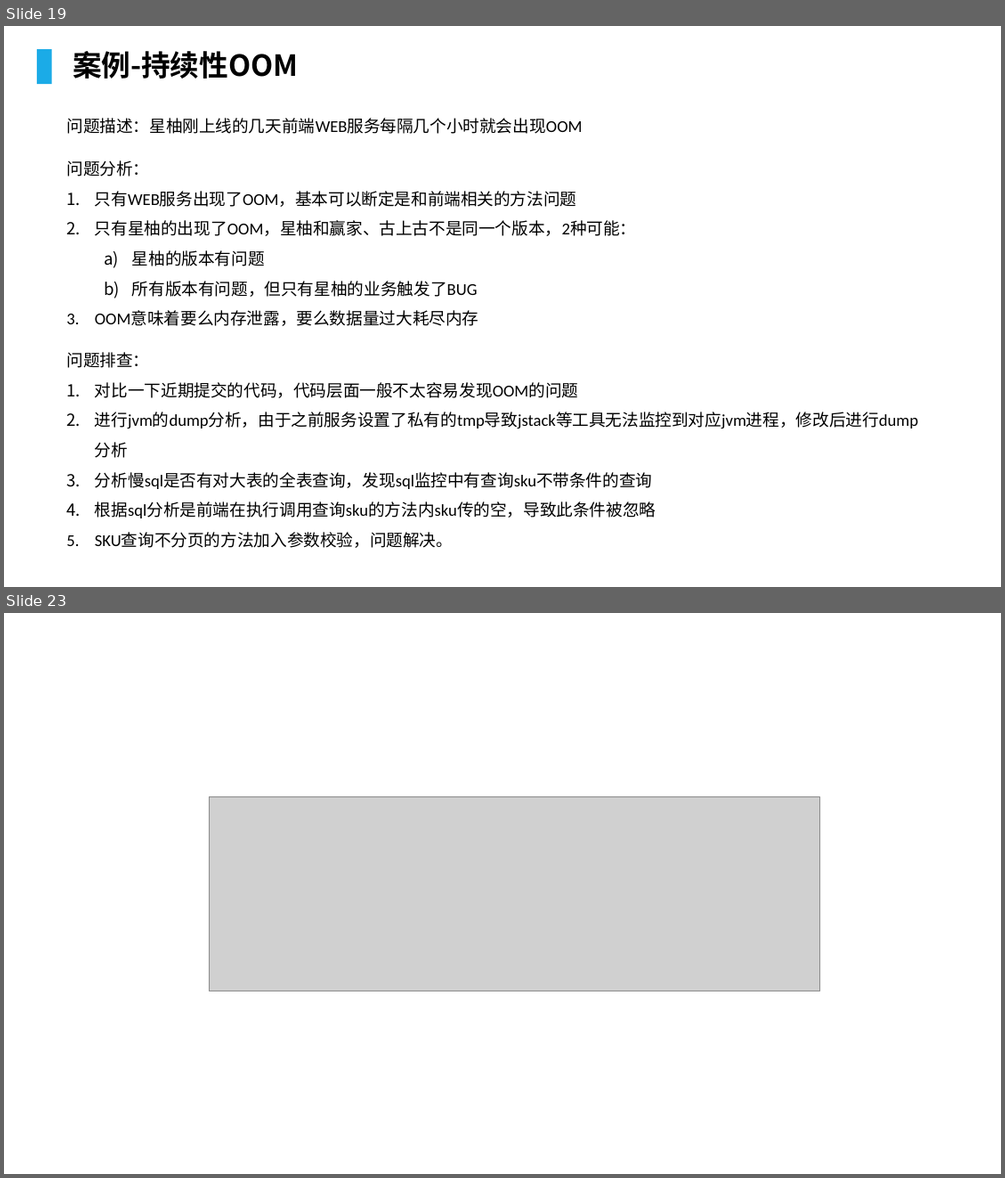
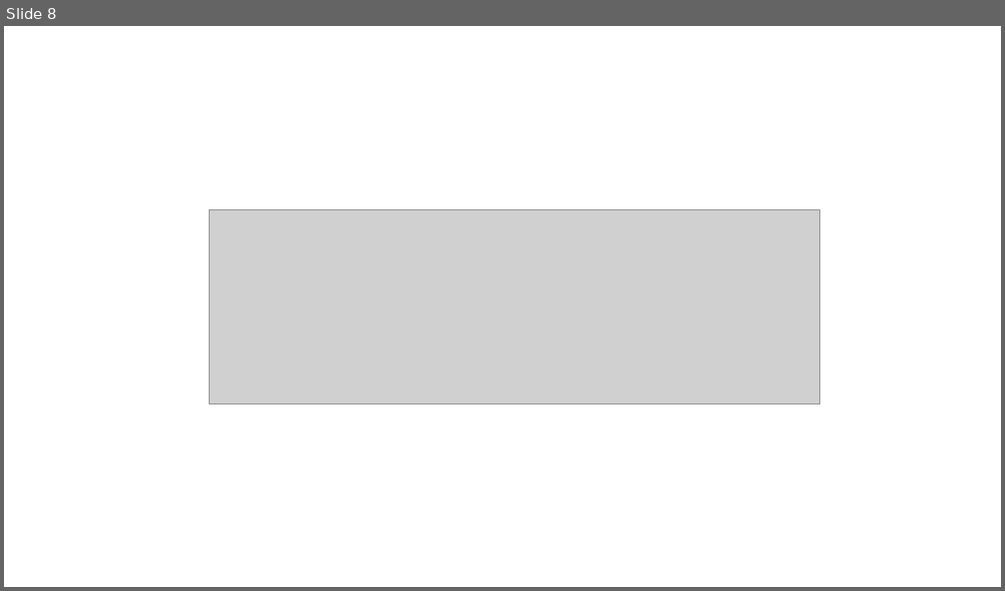
Before and after one commit to lcc929/notes, a slide deck: Spring-Retry.pptx. Shown one above the other, each under a label of ours: slides 19 and 23 before the commit, slide 8 after it; the slides between them are not shown. The pictures are 1005x1178 and 1005x591 pixels, drawn with LibreOffice and Linux fonts; fonts in the diff are those of the drawing; grey boxes stand for pictures; background and template pictures are left out. Boxes give left, top, right and bottom in pixels: in the first picture for what was removed or moved away, otherwise in the second. Text is boxed around its words. In the diff, an @@ line names an element or a change of style, - is before the commit and + after.

```diff
--- a/Spring-Retry.pptx
+++ b/Spring-Retry.pptx
@@ slide 19 removed at (x1=4, y1=26, x2=1001, y2=587), background picture (left out) @@
@@ rectangle removed at (x1=37, y1=49, x2=52, y2=84) @@
@@ text removed at (x1=73, y1=51, x2=298, y2=79) @@
-案例-持续性OOM
@@ text removed at (x1=66, y1=118, x2=582, y2=134) @@
-问题描述：星柚刚上线的几天前端WEB服务每隔几个小时就会出现OOM
@@ text removed at (x1=66, y1=160, x2=637, y2=326) @@
-问题分析：
-1. 只有WEB服务出现了OOM，基本可以断定是和前端相关的方法问题
-2. 只有星柚的出现了OOM，星柚和赢家、古上古不是同一个版本，2种可能：
-  a) 星柚的版本有问题
-  b) 所有版本有问题，但只有星柚的业务触发了BUG
-3. OOM意味着要么内存泄露，要么数据量过大耗尽内存
@@ text removed at (x1=66, y1=352, x2=918, y2=548) @@
-问题排查：
-1. 对比一下近期提交的代码，代码层面一般不太容易发现OOM的问题
-2. 进行jvm的dump分析，由于之前服务设置了私有的tmp导致jstack等工具无法监控到对应jvm进程，修改后进行dump分析
-3. 分析慢sql是否有对大表的全表查询，发现sql监控中有查询sku不带条件的查询
-4. 根据sql分析是前端在执行调用查询sku的方法内sku传的空，导致此条件被忽略
-5. SKU查询不分页的方法加入参数校验，问题解决。
@@ what was slide 23 is now slide 8 @@
```
Also in this commit, not shown: 3 slides changed, 4 slides added, 18 other slides removed.
